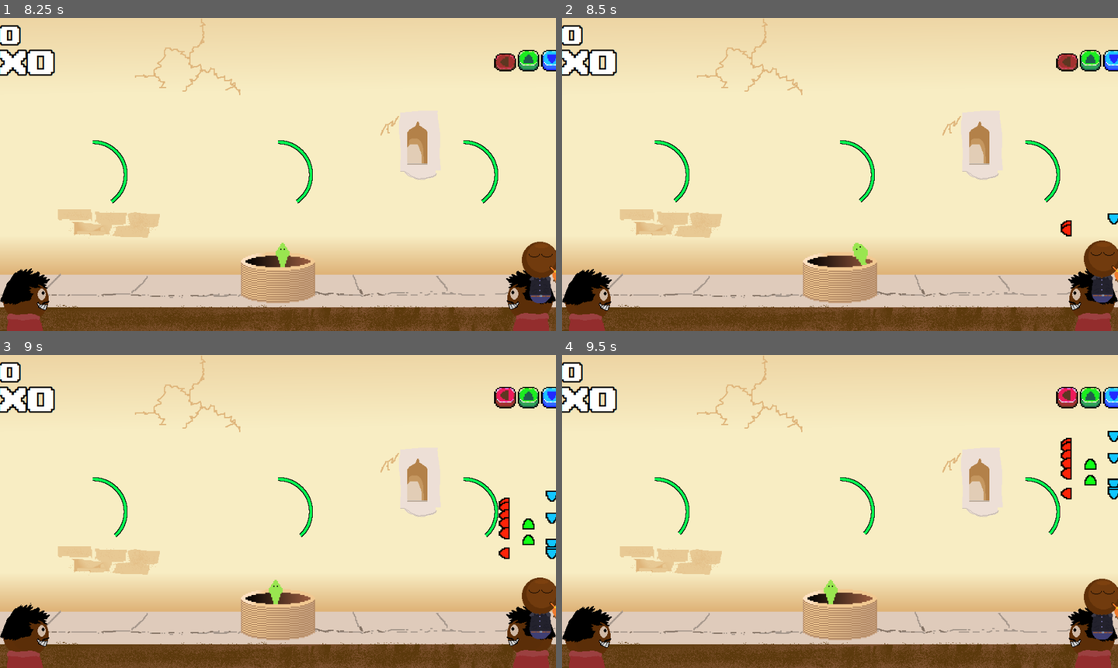
Above: before the commit, frames 1-4 (two rows, left to right).
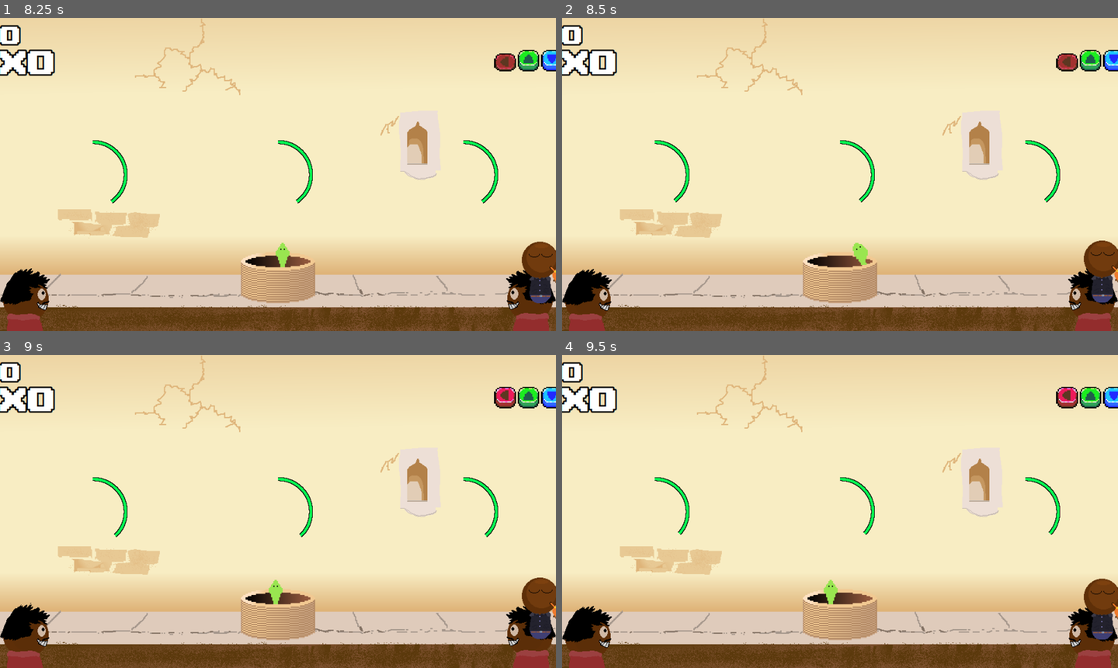
Above: after the commit, the same moments.

Repository: K0RIS/WinterMelonJam2023
Game: Godot game, scene res://assets/scenes/main_menu.tscn
Same seed, same stepped clock (60 frames per second), same inputs: the game is played once before the commit and once after it. Sound files missing from this copy of the repository are replaced by a short silence.
Inputs (mouse positions are in pixels of both pictures, inside the frame that each line leads up to):
- Up to frame 1 (8.25 s): click (166, 86) at 0.5 s; click (261, 190) at 1.25 s; tap Space (Start_Level) at 2, 2.1, 2.85, 3.5, 3.6, 4.35, 5, 5.1, 5.85, 6.6, 7.35, 8.1 s; hold D (move_right) 2.03-3.53 s; tap Enter (ui_accept) at 2.27, 2.75, 3.02, 4.25, 4.52, 5.27, 6.02, 7.52 s; hold Left (left) 3.53-4.28 s; hold D (move_right) 4.28-5.78 s; hold Left (left) 5.78-6.53 s; hold D (move_right) 6.53-7.28 s; hold Left (left) from 7.28 s (still down)
- Up to frame 2 (8.5 s): keep holding Left (left); tap Enter (ui_accept) at 8.27 s
- Up to frame 3 (9 s): release Left (left) at 8.78 s; hold D (move_right) from 8.78 s (still down); tap Space (Start_Level) at 8.85 s
- Up to frame 4 (9.5 s): keep holding D (move_right); tap Enter (ui_accept) at 9.02 s

Frame 1 is identical in both runs. In frame 2, 0.2% of the frame differs, in the area x 89-100%, y 62-70%; in frame 3, 0.7%; in frame 4, 0.7%, in the area x 89-100%, y 24-47%.

Commit message:
FluteDelay

Diff:
--- a/assets/scenes/Levels/LevelOne.tscn
+++ b/assets/scenes/Levels/LevelOne.tscn
@@ -12,6 +12,7 @@
 
 [node name="RhythmGame" parent="SnakeCharmer/Node" index="0"]
 bpm = 95.0
+flute_delay = 2.052
 
 [node name="PrincipalTrack" parent="SnakeCharmer/Node/RhythmGame" index="0"]
 stream = ExtResource("2_tosxs")
--- a/assets/scenes/Levels/LevelTwo.tscn
+++ b/assets/scenes/Levels/LevelTwo.tscn
@@ -9,6 +9,7 @@
 
 [node name="RhythmGame" parent="SnakeCharmer/Node" index="0"]
 bpm = 165.0
+flute_delay = 4.2
 
 [node name="PrincipalTrack" parent="SnakeCharmer/Node/RhythmGame" index="0"]
 stream = ExtResource("6_v5447")
--- a/assets/scripts/RhythmGame.gd
+++ b/assets/scripts/RhythmGame.gd
@@ -35,6 +35,7 @@
 	principal_track.play(start)
 	flute_track.play(start)
 	combo_track.play(start)
+	$FluteDelay.wait_time = flute_delay
 	$FluteDelay.start()
 
 func stop_track():
@@ -47,6 +48,7 @@
 	_sec_per_beat = Engine.physics_ticks_per_second / (bpm * beat_divisor)
 	base_bpm = bpm
 	self.position = $"../..".position
+	$FluteDelay.wait_time = flute_delay
 
 
 func _time_to_beat(song_position: float):
--- a/ready_up_screen.tscn
+++ b/ready_up_screen.tscn
@@ -95,8 +95,8 @@
 anchors_preset = 15
 anchor_right = 1.0
 anchor_bottom = 1.0
-offset_right = 8640.0
-offset_bottom = 4763.86
+offset_right = 10560.0
+offset_bottom = 5843.86
 grow_horizontal = 2
 grow_vertical = 2
 theme = ExtResource("2_m6s3u")
